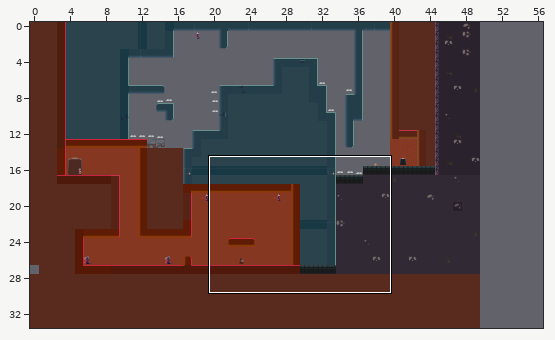
Two states of a Tiled map (JSON), Eudaemon/assets/levels/level9.json. Above: a wide view before the commit, with the close-up outlined.
Close-up. First the earlier version:
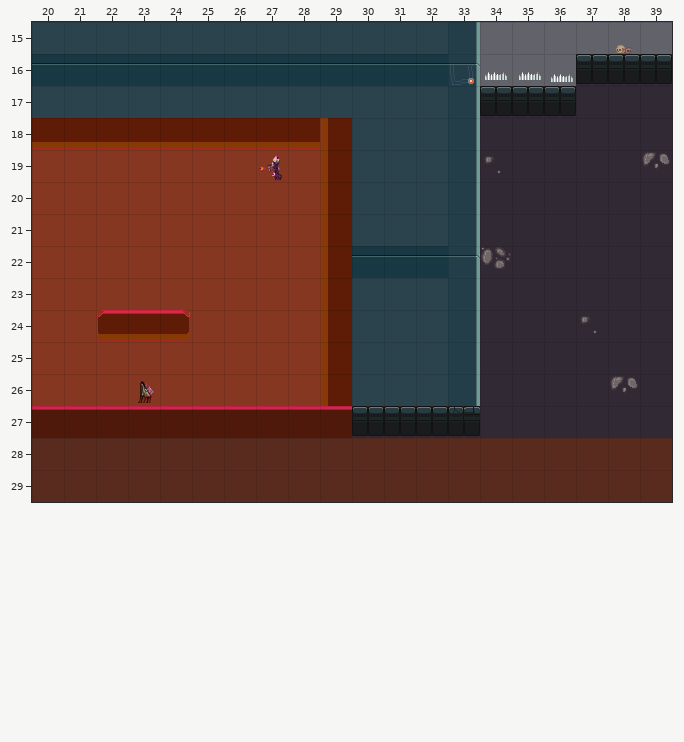
Cells are 32x32 px. Shown: x 20..39, y 15..29. The commit also changed other parts of the map, which this record leaves out. The old version is drawn lined up with the new one.
The result:
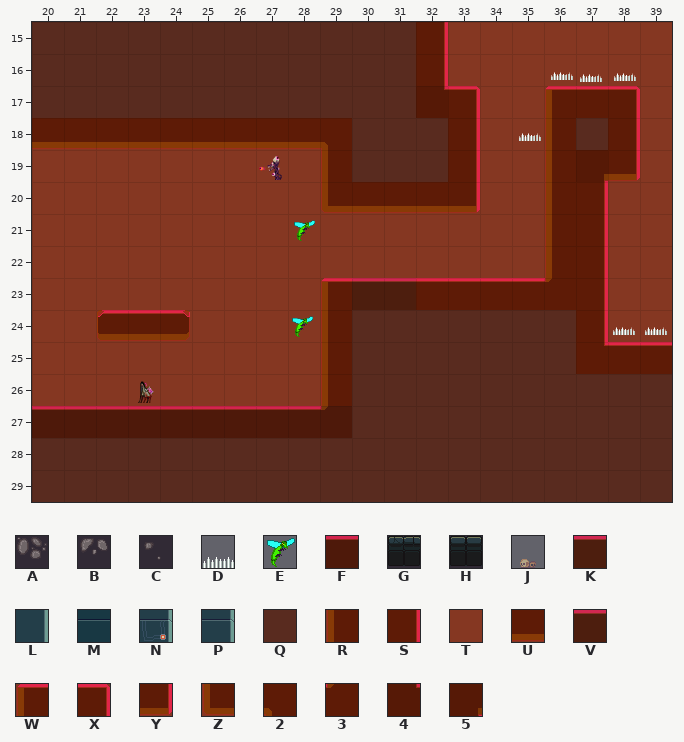
Key: from "Eudaemon Tilleset": A 10 "DeepDirt1x1A", B 16 "DirtDeepDirt1x1D", C 53 "DeepDirt1x1D", D 86 "spike", E 88 "fly", F 104 "CorruptedDirtA", G 142 "TiledFloorB", H 143 "TiledFloorA", J 161 "skulls", K 169 "MetalPlatformExteriorMid", L 171 "MetalPlatformExteriorVer", M 211 "MetalPlatformExteriorAVe", N 214 "MetalPlatformExteriorBVe", P 232 "MetalPlatformExteriorAVe", Q 242 "RedMetalPlatformExterior", R 251 "RedMetalPlatformExterior", S 252 "RedMetalPlatformExterior", T 278 "RedMetalWallBGA", U 300 "RedMetalPlatformExterior", V 301 "RedMetalPlatformExterior", W 314 "RedMetalPlatformExterior", X 315 "RedMetalPlatformExterior", Y 316 "RedMetalPlatformExterior", Z 317 "RedMetalPlatformExterior", 2 323 "RedMetalPlatformExterior", 3 324 "RedMetalPlatformExterior", 4 325 "RedMetalPlatformExterior", 5 326 "RedMetalPlatformExterior".
_ is an empty cell.
Objects are placed by their top-left corner, in cells (3,4 is the top-left corner of cell 3,4); size is 1x1 cell unless given.
See-through tiles are keyed as they look on the map.
Changes in this commit:
map size 50x34 -> 57x34 cells
Layer "TileLayerBG2":
The edit turns tile B into tile Q in row 26 at x 38.
The edit turns tile F into tile Q in rows 18 to 19 at x 37; in rows 24 to 25 at x 34 to 36; in row 26 at x 34 to 37 and 39; in row 27 at x 30 to 39.
The edit turns tile K into tile Q in rows 15 to 16 at x 20 to 31; in row 17 at x 20 to 32; in rows 18 to 19 at x 30 to 32; in rows 24 to 26 at x 30 to 32.
There is now tile Q in rows 24 to 26 at x 33.
The edit turns tile A into tile T in row 22 at x 34.
The edit turns tile B into tile T in row 19 at x 39.
The edit turns tile C into tile T in row 19 at x 34; in row 24 at x 37.
The edit turns tile F into tile T in row 16 at x 37 to 39; in row 17 at x 34 to 39; in row 18 at x 34 to 36 and 38 to 39; in row 19 at x 35 to 36 and 38; in rows 20 to 21 at x 34 to 39; in row 22 at x 35 to 39.
The edit turns tile F into tile T in row 23 at x 34 to 39; in row 24 at x 38 to 39; in row 25 at x 37 to 39.
The edit turns tile K into tile T in rows 15 to 16 at x 32; in rows 20 to 22 at x 30 to 32; in row 23 at x 32.
There is now tile T in row 15 at x 33 to 39; in row 16 at x 33 to 36; in rows 17 to 23 at x 33.
Layer "TileLayerBG":
Tile J is gone in row 15 at x 38.
Layer "TileLayerFG":
The edit turns tile R into tile 2 in row 18 at x 29.
The edit turns tile V into tile 3 in row 27 at x 29.
There is now tile 3 in row 23 at x 36.
There is now tile 4 in row 17 at x 32; in row 25 at x 37.
There is now tile 5 in row 19 at x 37.
There is now tile R in rows 18 to 22 at x 36.
The edit turns tile L into tile S in rows 18 to 19 at x 33.
The edit turns tile M into tile S in row 16 at x 32.
There is now tile S in row 15 at x 32; in row 18 at x 38; in rows 20 to 24 at x 37.
There is now tile U in row 20 at x 30 to 32.
The edit turns tile L into tile V in row 23 at x 33.
There is now tile V in row 17 at x 37; in row 23 at x 30 to 32 and 34 to 35; in row 25 at x 38 to 39.
The edit turns tile H into tile W in row 17 at x 36.
The edit turns tile R into tile W in row 23 at x 29.
The edit turns tile L into tile X in row 17 at x 33.
There is now tile X in row 17 at x 38.
The edit turns tile L into tile Y in row 20 at x 33.
There is now tile Y in row 19 at x 38.
The edit turns tile R into tile Z in row 20 at x 29.
Tile G is gone in row 27 at x 33.
Tile H is gone in row 16 at x 37 to 39; in row 17 at x 34 to 35; in row 27 at x 30 to 32.
Tile L is gone in row 15 at x 33; in row 21 at x 33; in rows 24 to 26 at x 33.
Tile M is gone in row 16 at x 20 to 31; in row 22 at x 30 to 32.
Tile N is gone in row 16 at x 33.
Tile P is gone in row 22 at x 33.
Tile R is gone in rows 21 to 22 at x 29.
Layer "ObjectLayer":
Object D "Spike" at 35.2,18 size 0.7x0.7 comes in from outside this view.
A new object: D "Spike" at 36.2,16.1 size 0.7x0.7.
A new object: D "Spike" at 38.2,16.2 size 0.7x0.7.
A new object: D "Spike" at 37.1,16.2 size 0.7x0.7.
A new object: E "Fly" at 28.1,21.2 size 0.8x0.7.
A new object: D "Spike" at 38.1,24.1 size 0.7x0.7.
A new object: D "Spike" at 39.1,24.1 size 0.7x0.7.
A new object: E "Fly" at 28.1,24.2 size 0.8x0.7.
Object D "Spike" at 34.1,16.1 size 0.7x0.7 is removed.
Object D "Spike" at 35.2,16.1 size 0.7x0.7 is removed.
Object D "Spike" at 36.2,16.2 size 0.7x0.7 is removed.
